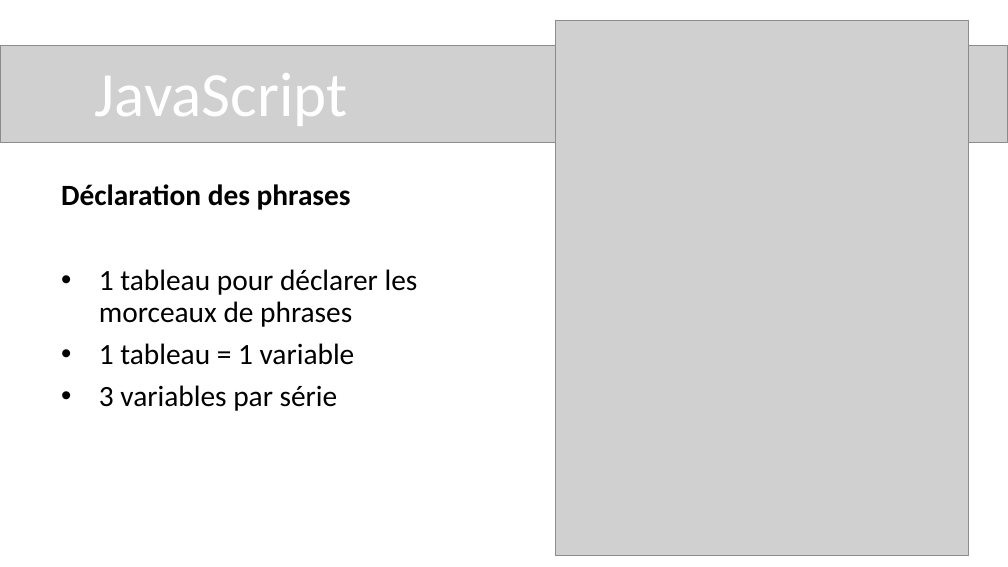
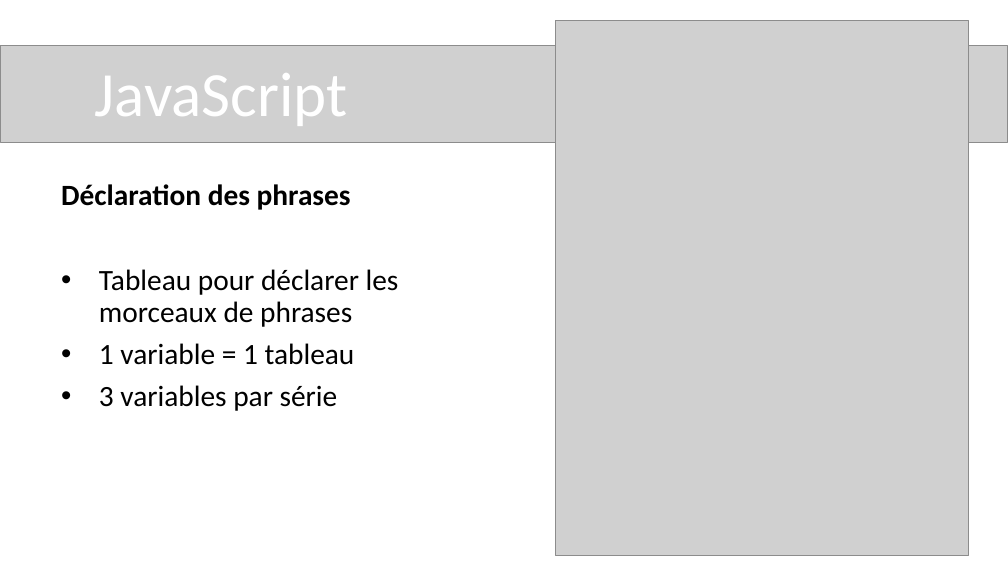
Before and after one commit to nmdoir/p5_citations, a slide deck: slide 7 of Présentation Générateur de citations.pptx. Drawn at 1008x567 pixels with LibreOffice and Linux fonts; fonts in the diff are those of the drawing; grey boxes stand for pictures. Boxes give left, top, right and bottom in pixels: in the first picture for what was removed or moved away, otherwise in the second. Text is boxed around its words. In the diff, an @@ line names an element or a change of style, - is before the commit and + after.

```diff
--- a/Présentation Générateur de citations.pptx
+++ b/Présentation Générateur de citations.pptx
@@ subtitle at (x1=99, y1=269, x2=399, y2=365): text changed @@
-• 1 tableau pour déclarer les morceaux de phrases
-• 1 tableau = 1 variable
+• Tableau pour déclarer les morceaux de phrases
+• 1 variable = 1 tableau
```
Also in this commit, not shown: 1 other slide changed, 1 slide added, 3 other files.
